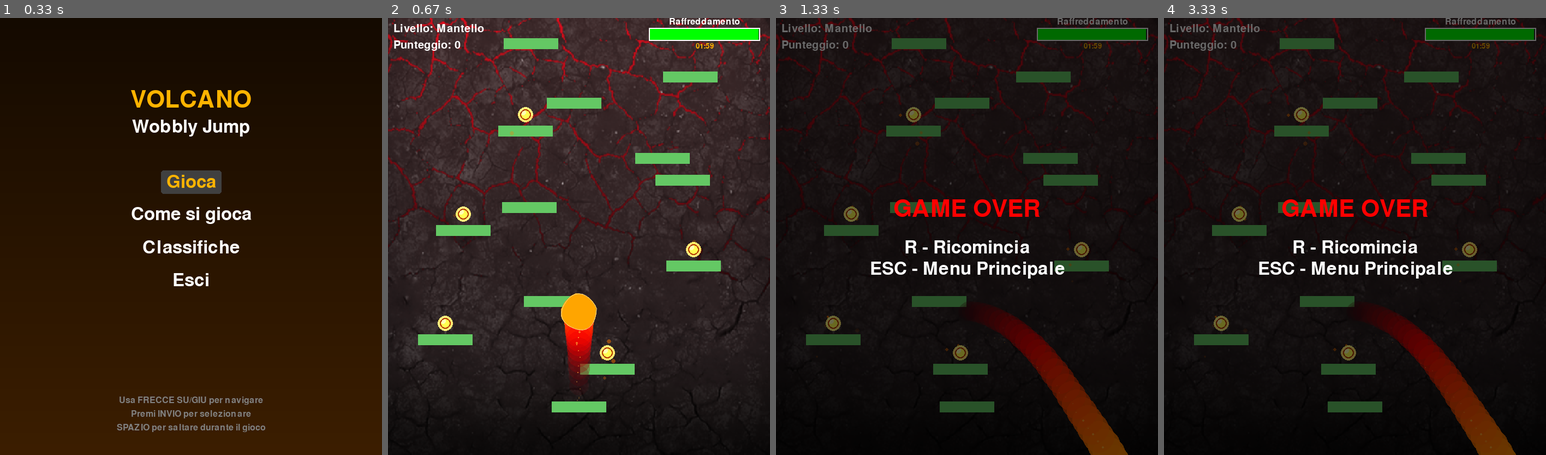
Above: before the commit, frames 1-4 (left to right).
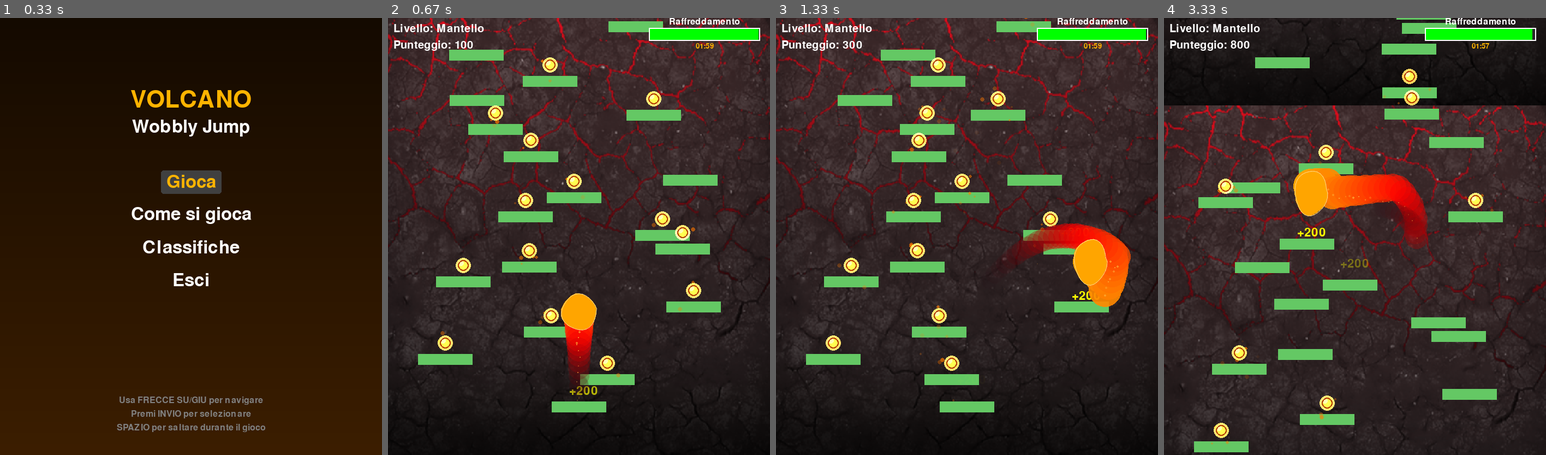
Above: after the commit, the same moments.

Repository: neverstones/volcano
Game: pygame game, started from volcano/main.py
Two runs of this game, one before a commit and one after it. Both use one fixed random seed, a clock stepped at 60 frames per second and the inputs below.
Inputs:
- Up to frame 1 (0.33 s): no input
- Up to frame 2 (0.67 s): tap Enter at 0.33 s
- Up to frame 3 (1.33 s): hold Right 0.67-1.13 s; hold Left from 1.22 s (still down)
- Up to frame 4 (3.33 s): release Left at 1.75 s; hold Left 1.78-2.18 s; hold Right 2.22-2.85 s; hold Left from 2.88 s (still down)

Frame 1 is identical in both runs. In frame 2, 11% of the frame differs, in the area x 7-88%, y 0-87%; in frame 3, 74%; in frame 4, 81%, in the area x 0-100%, y 0-100%.

Commit message:
added audio

Diff:
--- a/volcano/constants.py
+++ b/volcano/constants.py
@@ -28,7 +28,7 @@
 LEVEL_HEIGHT = 2000
 
 # Dimensioni piattaforme
-PLATFORM_WIDTH = 80
+PLATFORM_WIDTH = 55  # Più strette per aumentare la difficoltà
 PLATFORM_HEIGHT = 15
 PLAYER_RADIUS = 32
 
--- a/volcano/enemies.py
+++ b/volcano/enemies.py
@@ -5,12 +5,12 @@
 
 # penalità secondi per tipo minerale
 penalties = {
-    "olivina": 5,
-    "pirosseno": 8,
-    "anfibolo": 10,
-    "biotite": 12,
-    "feldspato": 7,
-    "quarzo": 15,
+    "olivina": 10,
+    "pirosseno": 16,
+    "anfibolo": 20,
+    "biotite": 24,
+    "feldspato": 14,
+    "quarzo": 30,
 }
 
 # Proprietà grafiche per ogni minerale
@@ -186,8 +186,8 @@
     def __init__(self):
         self.enemies = pygame.sprite.Group()
         self.spawn_timer = 0
-        self.base_spawn_interval = 3.0  # secondi base tra spawn
-        self.spawn_variation = 2.0  # variazione casuale
+        self.base_spawn_interval = 1.5  # secondi base tra spawn (dimezzato)
+        self.spawn_variation = 1.0  # variazione casuale (dimezzato)
         self.next_spawn_time = self._calculate_next_spawn()
 
         # Probabilità di spawn per tipo (alcuni più rari)
--- a/volcano/main.py
+++ b/volcano/main.py
@@ -38,8 +38,8 @@
     global collectibles
     collectibles = []
     for plat in platform_manager.platforms:
-        # Solo su alcune piattaforme (es. 40% di probabilità)
-        if random.random() < 0.4:
+        # Solo su alcune piattaforme (es. 80% di probabilità)
+        if random.random() < 0.8:
             if not any(c.type == 'magma_bubble' and c.platform == plat for c in collectibles):
                 x = plat.rect.centerx
                 # Posiziona la bolla completamente sopra la piattaforma lasciando uno spazio
@@ -53,8 +53,8 @@
 
 def add_magma_bubble_for_platform(plat):
     """Aggiunge una bolla di magma su ogni nuova piattaforma, senza offset y."""
-    # Solo su alcune piattaforme (es. 40% di probabilità)
-    if random.random() < 0.4:
+    # Solo su alcune piattaforme (es. 80% di probabilità)
+    if random.random() < 0.8:
         if not any(c.type == 'magma_bubble' and c.platform == plat for c in collectibles):
             x = plat.rect.centerx
             radius = 10  # Deve corrispondere a Collectible.radius
--- a/volcano/platforms.py
+++ b/volcano/platforms.py
@@ -32,11 +32,11 @@
 class PlatformManager:
     def __init__(self,num_platforms=10):
         self.platforms = []
-        self.num_platforms = num_platforms
-        # Gap ridotti per compensare il salto più basso
-        self.min_gap = 40  # Ridotto da 45
-        self.max_gap = 75  # Ridotto da 85
-
+        # Riduci il numero massimo di piattaforme per aumentare la difficoltà
+        self.num_platforms = 10
+        # Gap ridotti per aumentare la difficoltà
+        self.min_gap = 25  # Distanza minima più bassa (più difficile)
+        self.max_gap = 55  # Distanza massima più bassa (più difficile)
         # Riferimento al background manager per ottenere i limiti del vulcano
         self.background_manager = None
 
Not shown, changed: .DS_Store
Not shown, changed: .gitignore
Not shown, added: volcano/.DS_Store
Not shown, added: volcano/audio/mixkit-bubbling-volcano-lava-flow-2444.wav
Not shown, added: volcano/audio/mixkit-erupting-volcano-lava-2442.wav
Not shown, added: volcano/audio/mixkit-player-jumping-in-a-video-game-2043.wav
Not shown, added: volcano/audio/mixkit-winning-notification-2018.wav
